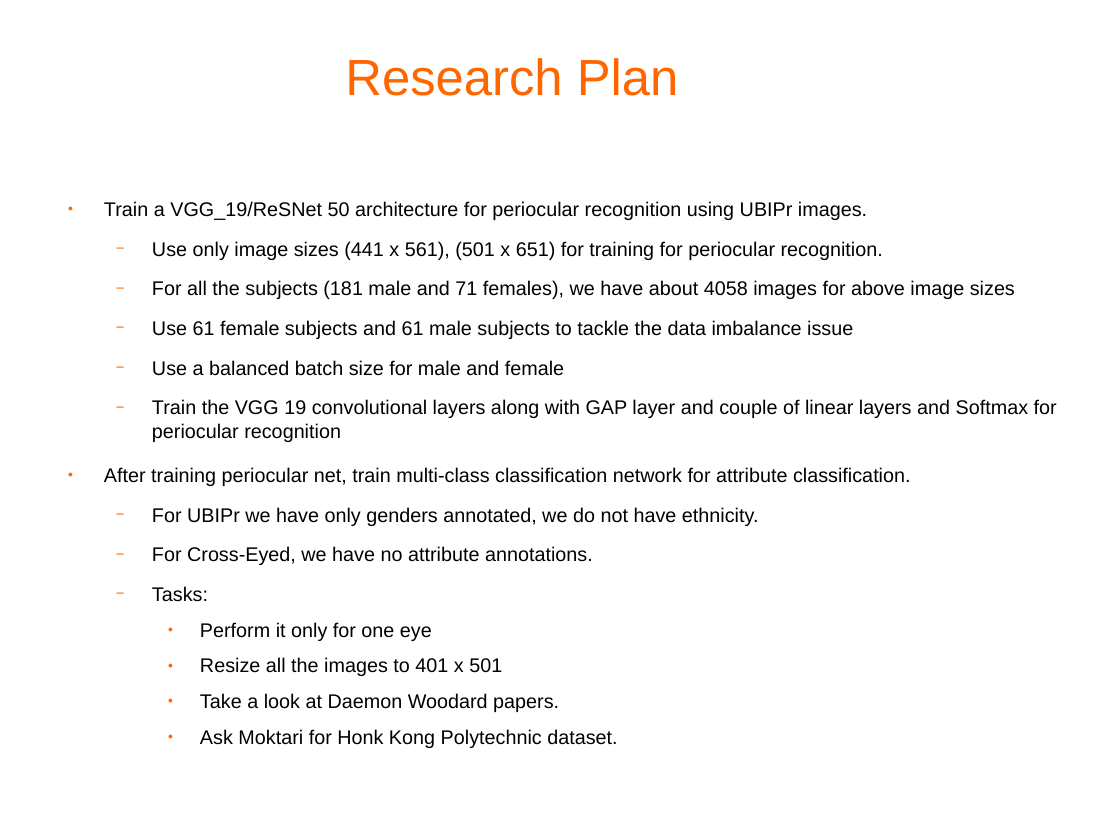
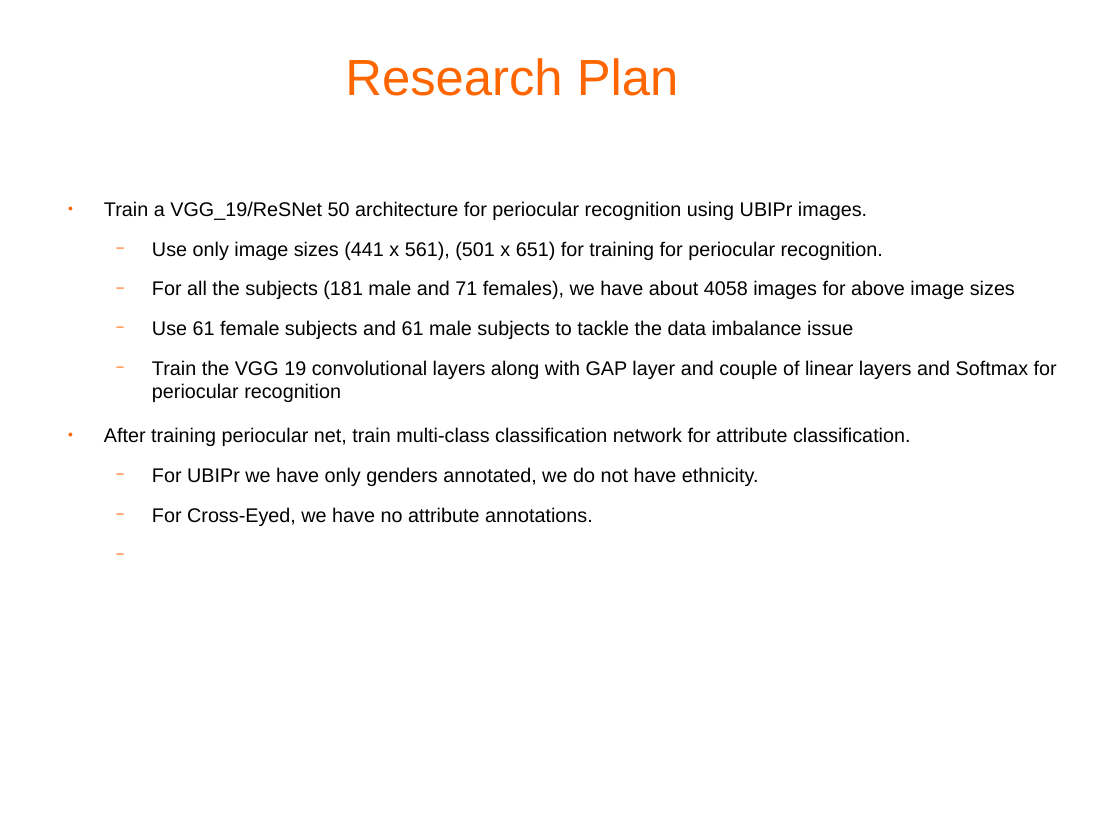
Before and after one commit to vtalreja/Periocular_Project_GitHub, a slide deck: slide 4 of Updates/Updates_02_01.pptx. Drawn at 1120x840 pixels with LibreOffice and Linux fonts; fonts in the diff are those of the drawing; background and template pictures are left out. Boxes give left, top, right and bottom in pixels: in the first picture for what was removed or moved away, otherwise in the second. Text is boxed around its words. In the diff, an @@ line names an element or a change of style, - is before the commit and + after.

Commit message:
Added some references, added some valuable dataset information and some update to the slides

```diff
--- a/Updates/Updates_02_01.pptx
+++ b/Updates/Updates_02_01.pptx
@@ text at (x1=152, y1=360, x2=564, y2=376): paragraph removed @@
-  − Use a balanced batch size for male and female
@@ text at (x1=152, y1=586, x2=617, y2=748): paragraphs removed @@
-  − Tasks:
-    ● Perform it only for one eye
-    ● Resize all the images to 401 x 501
-    ● Take a look at Daemon Woodard papers.
-    ● Ask Moktari for Honk Kong Polytechnic dataset.
```
Also in this commit, not shown: 1 slide added, 4 other files.
